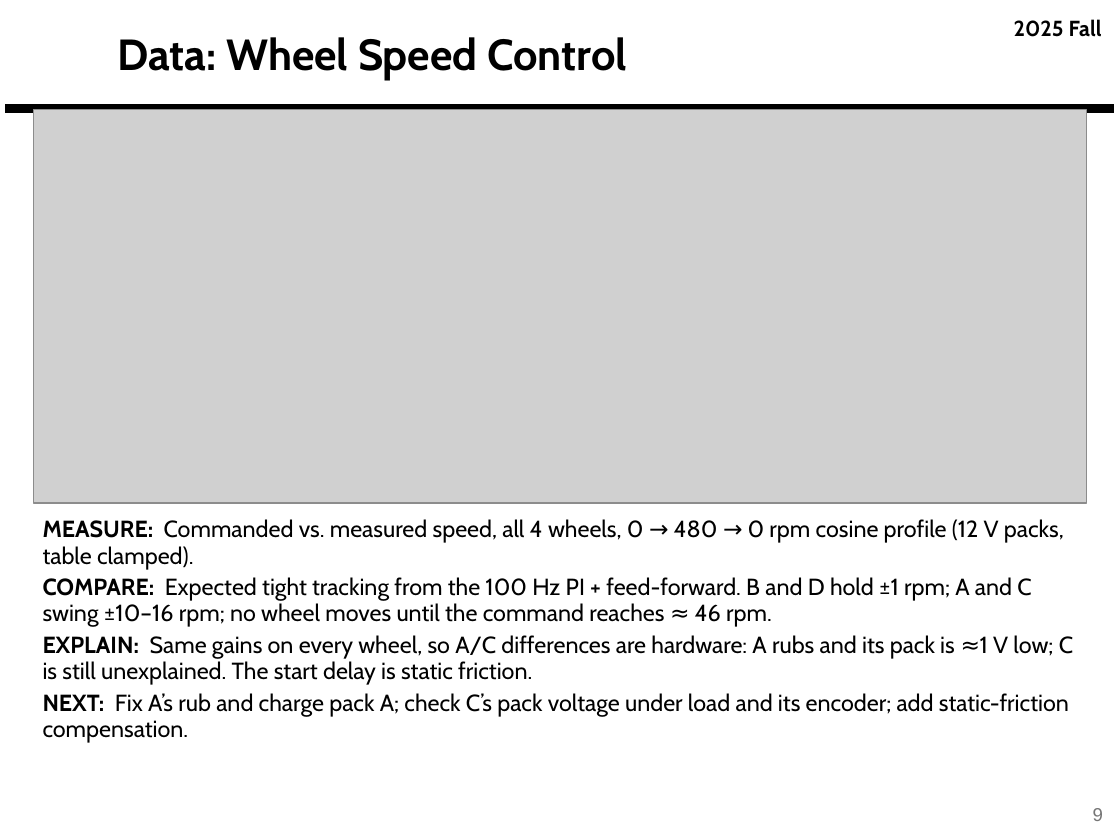
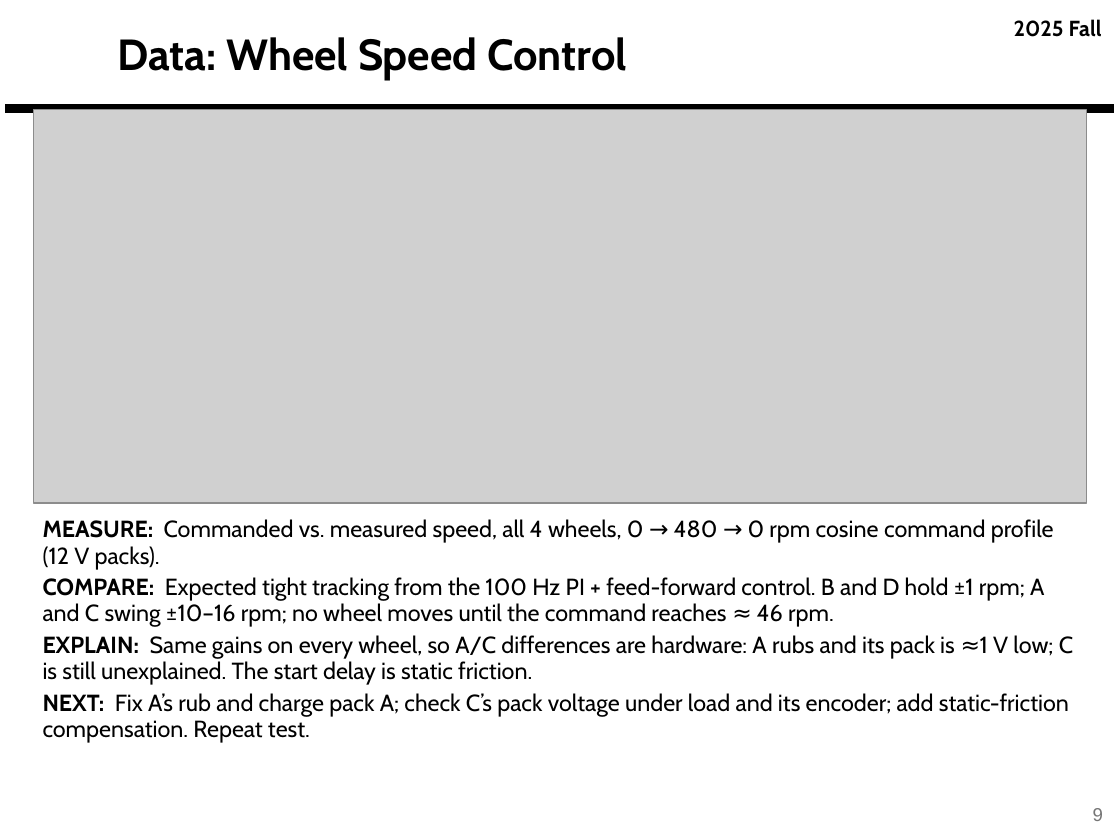
Before and after one commit to derek-weissinger-usafa/Astro-331-Lab-8, a slide deck: slide 9 of Reports/Astro 331 Lab 8_2_3 Body Problem_Prelim_Pres_FILLED.pptx. Drawn at 1120x840 pixels with LibreOffice and Linux fonts; fonts in the diff are those of the drawing; grey boxes stand for pictures; background and template pictures are left out. Boxes give left, top, right and bottom in pixels: in the first picture for what was removed or moved away, otherwise in the second. Text is boxed around its words. In the diff, an @@ line names an element or a change of style, - is before the commit and + after.

```diff
--- a/Reports/Astro 331 Lab 8_2_3 Body Problem_Prelim_Pres_FILLED.pptx
+++ b/Reports/Astro 331 Lab 8_2_3 Body Problem_Prelim_Pres_FILLED.pptx
@@ text at [43,519,1054,627]: text changed @@
-MEASURE: Commanded vs. measured speed, all 4 wheels, 0 → 480 → 0 rpm cosine profile (12 V packs, table clamped).
-COMPARE: Expected tight tracking from the 100 Hz PI + feed-forward. B and D hold ±1 rpm; A and C swing ±10–16 rpm; no wheel moves until the command reaches ≈ 46 rpm.
+MEASURE: Commanded vs. measured speed, all 4 wheels, 0 → 480 → 0 rpm cosine command profile (12 V packs).
+COMPARE: Expected tight tracking from the 100 Hz PI + feed-forward control. B and D hold ±1 rpm; A and C swing ±10–16 rpm; no wheel moves until the command reaches ≈ 46 rpm.
@@ text at [43,693,1069,743]: text changed @@
-NEXT: Fix A’s rub and charge pack A; check C’s pack voltage under load and its encoder; add static-friction compensation.
+NEXT: Fix A’s rub and charge pack A; check C’s pack voltage under load and its encoder; add static-friction compensation. Repeat test.
```
Also in this commit, not shown: 13 other slides changed, 2 slides added, 1 slide removed, 4 other files.
